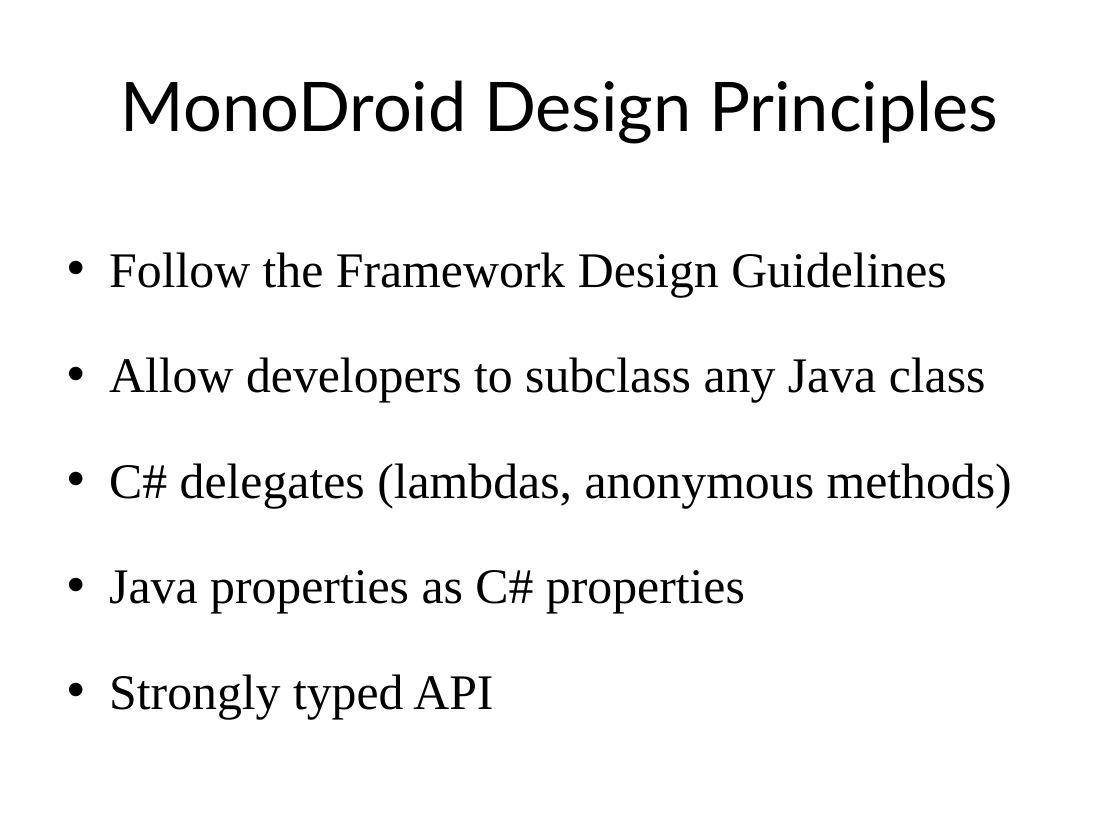
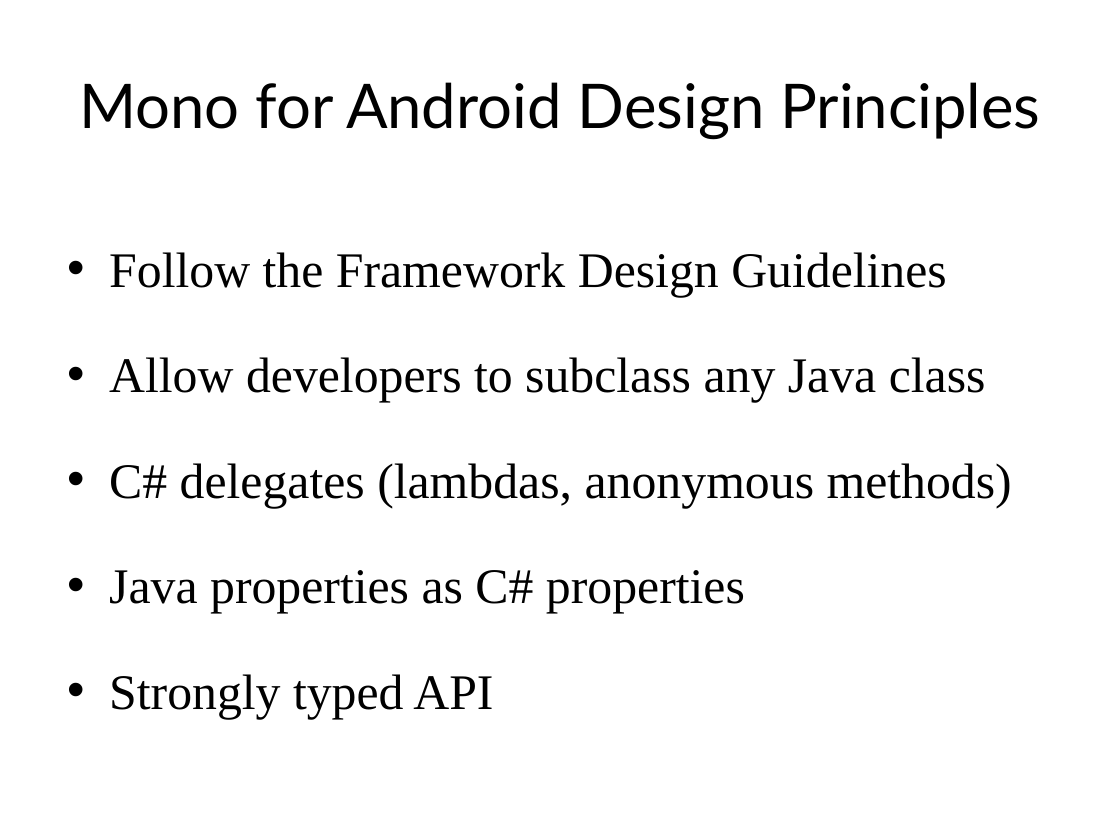
Before and after one commit to kevinmcmahon/MonoDroid101, a slide deck: slide 13 of slides/Monodroid101.pptx. Drawn at 1120x840 pixels with LibreOffice and Linux fonts; fonts in the diff are those of the drawing; background and template pictures are left out. Boxes give left, top, right and bottom in pixels: in the first picture for what was removed or moved away, otherwise in the second. Text is boxed around its words. In the diff, an @@ line names an element or a change of style, - is before the commit and + after.

```diff
--- a/slides/Monodroid101.pptx
+++ b/slides/Monodroid101.pptx
@@ title at (79,82,1040,139): text changed; size 44 to 39.6 pt @@
-MonoDroid Design Principles
+Mono for Android Design Principles
```
Also in this commit, not shown: 8 other slides changed, 2 slides added.
